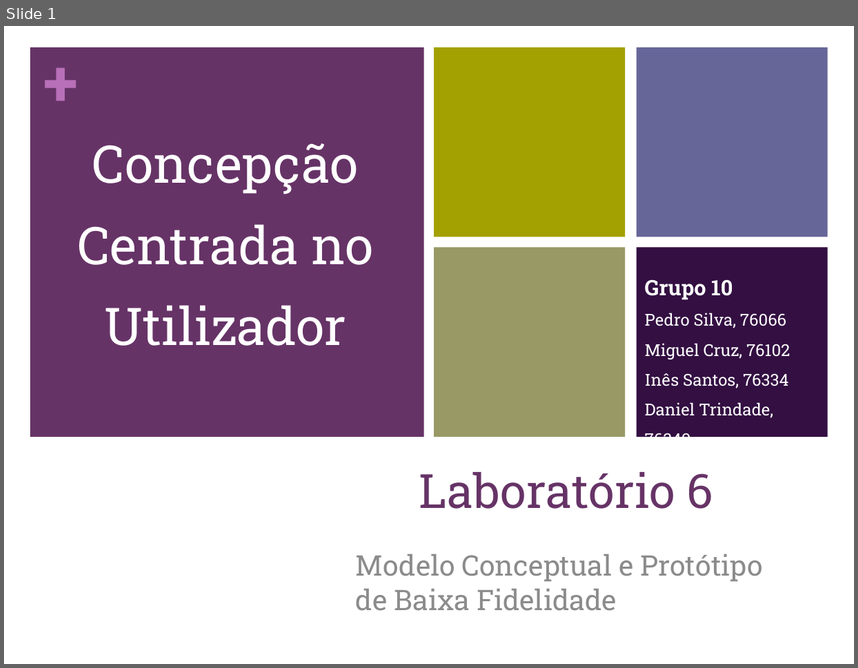
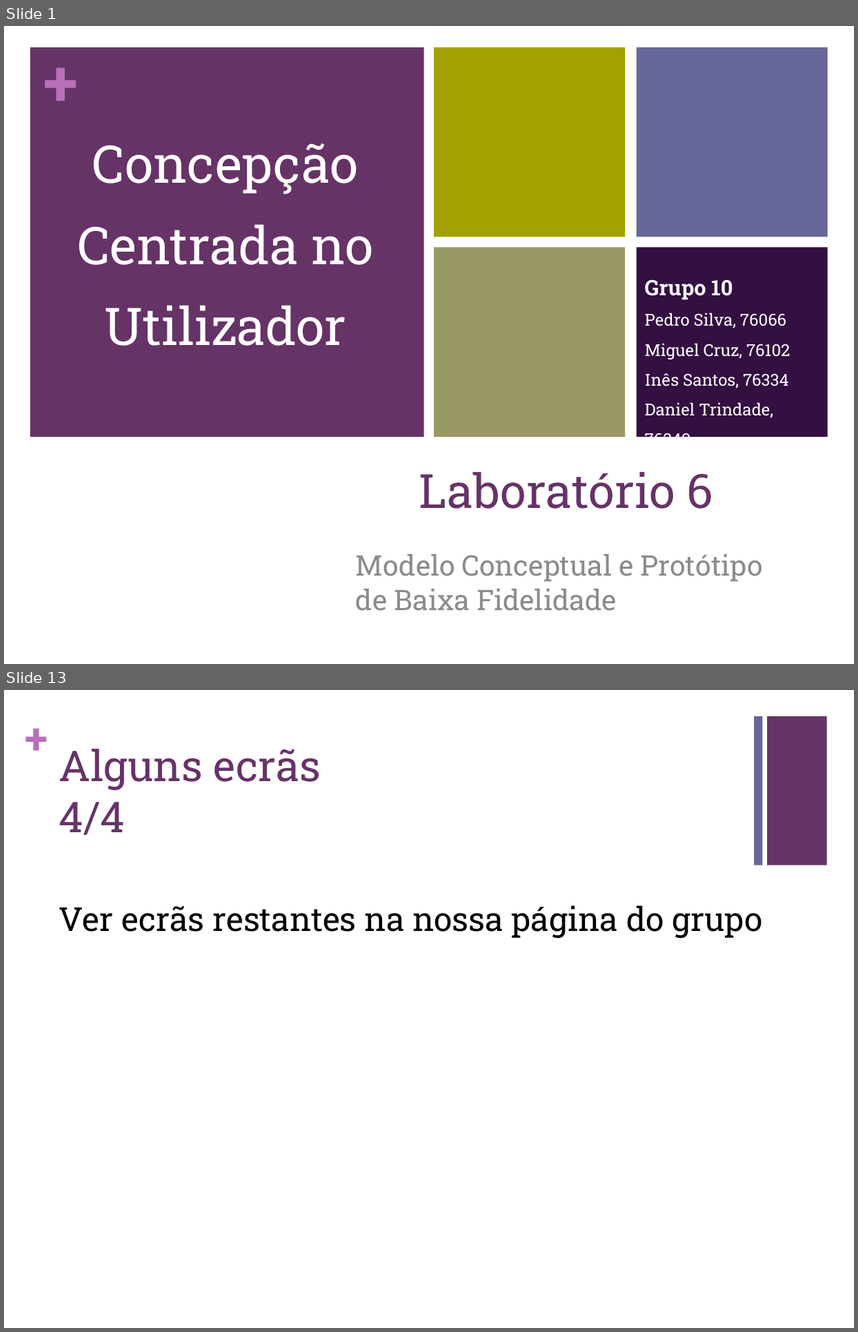
Before and after one commit to carboned4/C_C_U-2015-10, a slide deck: Aula 06/G10 - Apresentacao - Lab05.pptx. Shown one above the other, each under a label of ours: slide 1 before the commit, slides 1 and 13 after it; the slides between them are not shown. The pictures are 858x668 and 858x1332 pixels, drawn with LibreOffice and Linux fonts; fonts in the diff are those of the drawing. Boxes give left, top, right and bottom in pixels: in the first picture for what was removed or moved away, otherwise in the second. Text is boxed around its words. In the diff, an @@ line names an element or a change of style, - is before the commit and + after.

```diff
--- a/Aula 06/G10 - Apresentacao - Lab05.pptx
+++ b/Aula 06/G10 - Apresentacao - Lab05.pptx
@@ slide 13 added at (4, 690, 854, 1328), background #FFFFFF @@
@@ text added at (25, 711, 49, 763), 36 pt, text #B870B8, bold @@
++
@@ rectangle added at (754, 716, 762, 865), fill #666699 @@
@@ rectangle added at (767, 716, 827, 865), fill #663366 @@
@@ title added at (59, 749, 321, 835), 36 pt, text #663366 @@
+Alguns ecrãs 4/4
@@ text added at (59, 905, 762, 938), 28 pt, text #000000 @@
+Ver ecrãs restantes na nossa página do grupo
```
Also in this commit, not shown: 3 slides changed, 7 other slides added, 2 slides removed, 1 other file.
